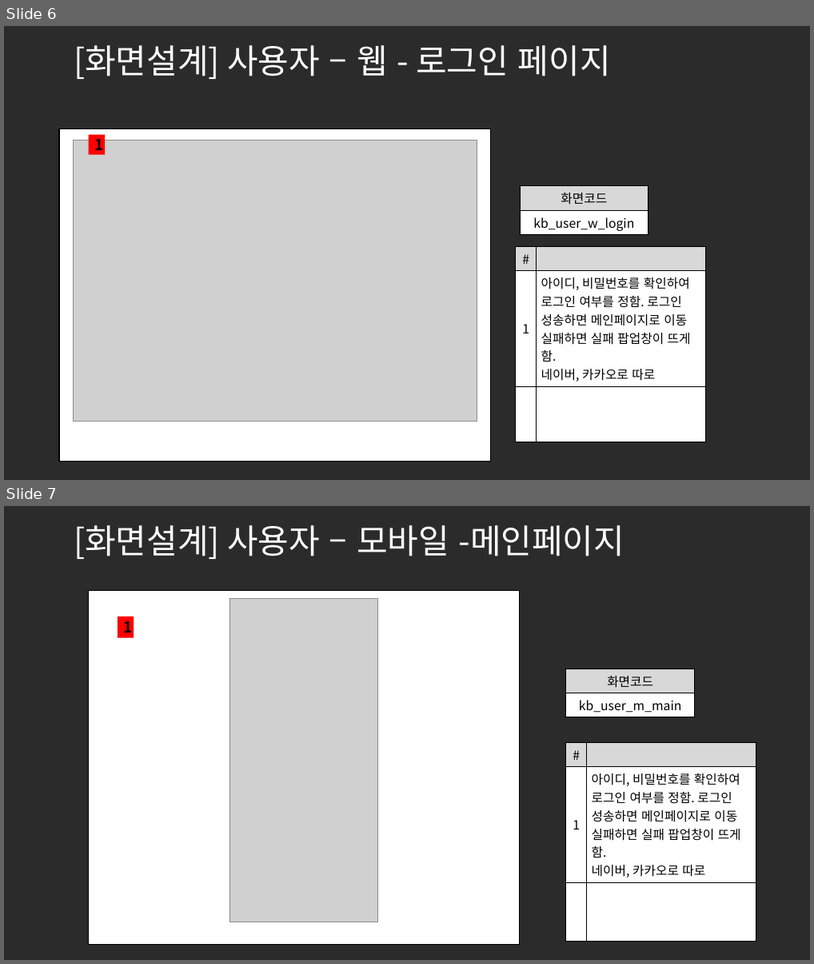
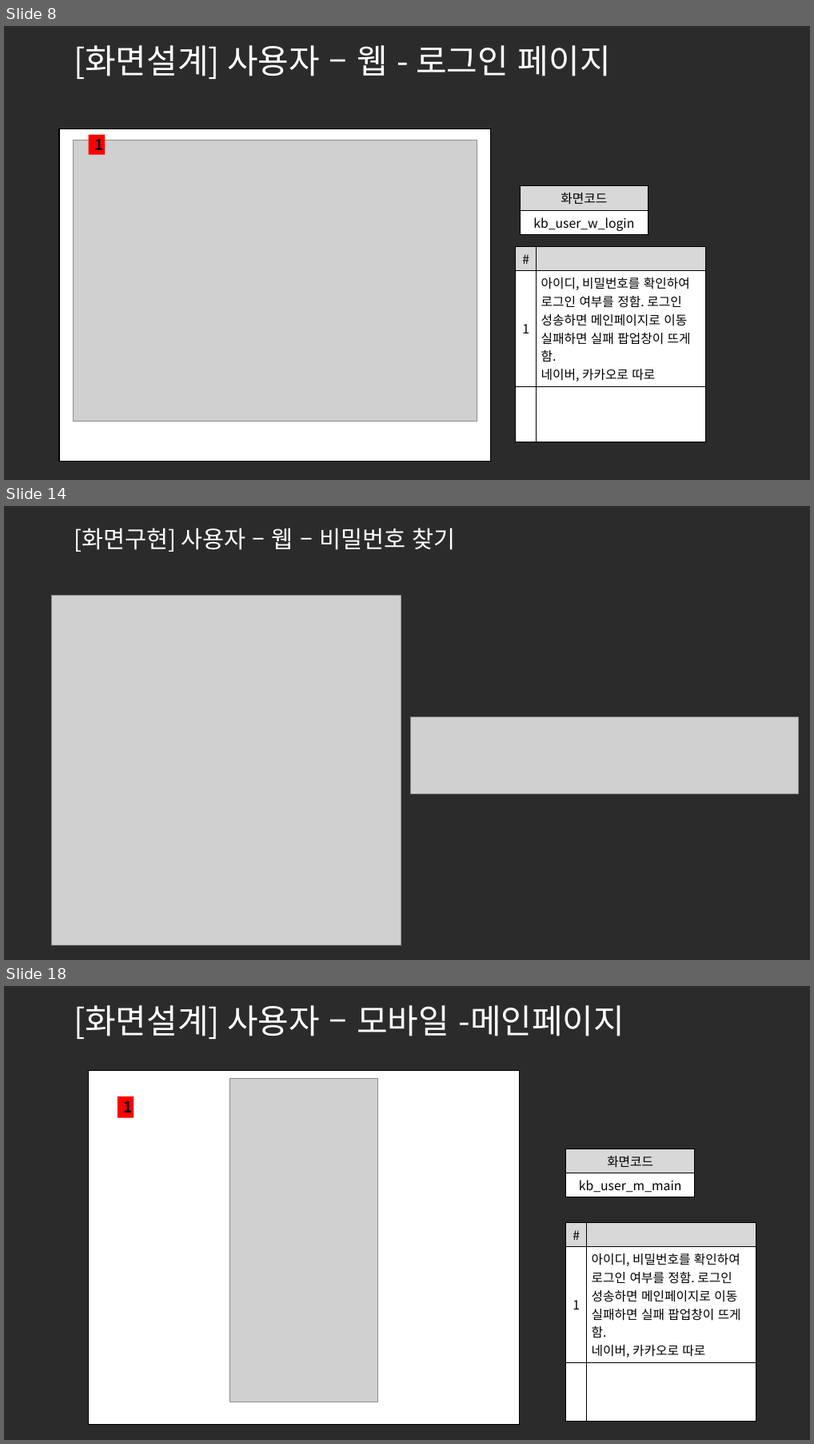
Before and after one commit to ezenteam2/e-Zone, a slide deck: 0 발표용 파워포인트/project05 - 파워포인트 종합 - 기범.pptx. Shown one above the other, each under a label of ours: slides 6 and 7 before the commit, slides 8, 14 and 18 after it; the slides between them are not shown. The pictures are 814x964 and 814x1444 pixels, drawn with LibreOffice and Linux fonts; fonts in the diff are those of the drawing; grey boxes stand for pictures; background and template pictures are left out; a plain dark background stands for a picture behind light text. Boxes give left, top, right and bottom in pixels: in the first picture for what was removed or moved away, otherwise in the second. Text is boxed around its words. In the diff, an @@ line names an element or a change of style, - is before the commit and + after.

```diff
--- a/0 발표용 파워포인트/project05 - 파워포인트 종합 - 기범.pptx
+++ b/0 발표용 파워포인트/project05 - 파워포인트 종합 - 기범.pptx
@@ slide 14 added at (4, 506, 810, 960), background picture (left out) @@
@@ title added at (74, 528, 455, 552), 28 pt, text #FFFFFF @@
+[화면구현] 사용자 – 웹 – 비밀번호 찾기
@@ picture added at (52, 596, 401, 945) @@
@@ picture added at (411, 717, 799, 793) @@
@@ what was slide 6 is now slide 8 @@
@@ what was slide 7 is now slide 18 @@
```
Also in this commit, not shown: 10 other slides added, 2 other files.
